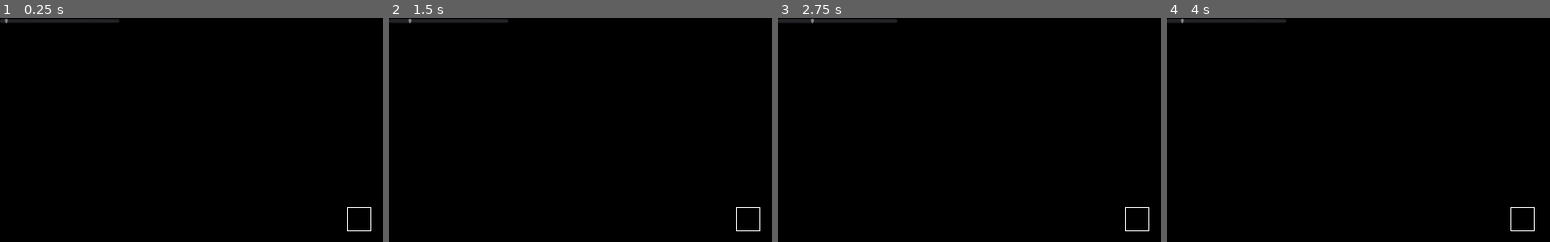
Above: before the commit, frames 1-4 (left to right).
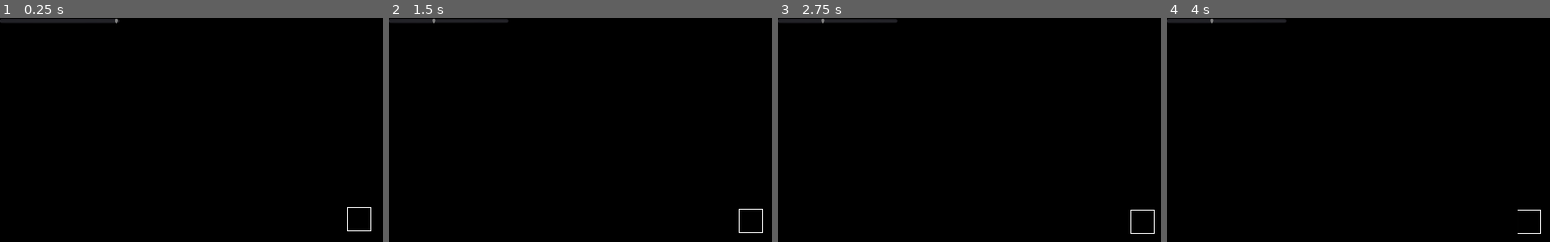
Above: after the commit, the same moments.

Repository: lekernelpanic/pound-probe
Game: Godot game, scene res://main.tscn
Two runs of this game, one before a commit and one after it. Both use one fixed random seed, a clock stepped at 60 frames per second and the inputs below.
Inputs:
- Up to frame 1 (0.25 s): no input
- Up to frame 2 (1.5 s): tap Enter at 0.5 s; hold Right (right) 0.53-1.28 s; tap Space at 1.25 s; hold Down (down) from 1.28 s (still down)
- Up to frame 3 (2.75 s): tap Enter at 2 s; release Down (down) at 2.03 s; hold Right (right) from 2.03 s (still down)
- Up to frame 4 (4 s): tap Space at 2.75 s; release Right (right) at 2.78 s; hold Up (up) 2.78-3.53 s; tap Enter at 3.5 s; hold Left (left) from 3.53 s (still down)

The runs differ from the first frame. In frame 1, less than 0.1% of the frame differs, in the area x 1-31%, y 0-3%; in frame 2, 0.2%, in the area x 4-98%, y 0-96%; in frame 3, 0.2%; in frame 4, 0.2%.

Commit message:
Probe constants balancing

Diff:
--- a/probe/probe.gd
+++ b/probe/probe.gd
@@ -1,11 +1,10 @@
 extends RigidBody2D
 
-var POWER = 60
-var IMPULSE_CONSUMPTION = 30
-var REFILL_SPEED = 10
+var POWER = 40
+var IMPULSE_CONSUMPTION = 50
+var REFILL_SPEED = 40
 
 func _input(event):
-
 	if probe.rcs >= IMPULSE_CONSUMPTION:
 		if event.is_action_pressed("left"):
 			apply_impulse(Vector2 (), Vector2(-POWER, 0))
--- a/probe/probe_singleton.gd
+++ b/probe/probe_singleton.gd
@@ -1,3 +1,3 @@
 extends Node
 
-var rcs = 1
+var rcs = 100
